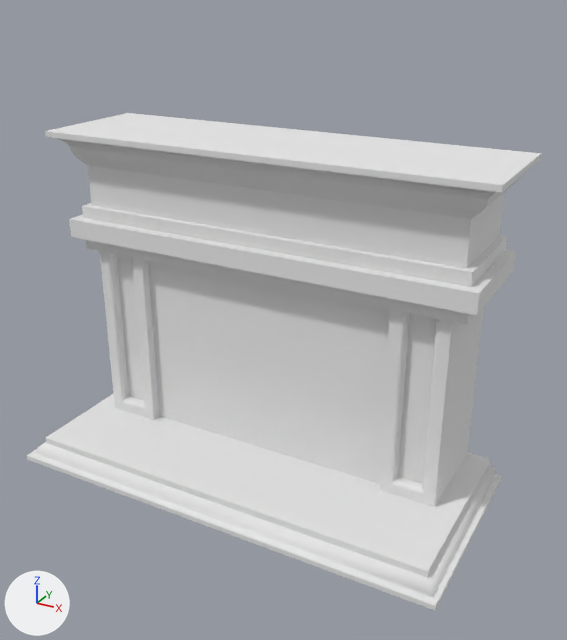
The Blender file Apartment/living_room.blend as it was, and as the next commit left it.
Camera for both pictures: a camera (50 mm lens) standing at (7.51, -13.71, 10.0) and looking at (0.65, -1.24, 3.77). The axes (+X, +Y, +Z) are drawn at lower left. The lights are the same throughout.

The older version as bpy lines, for what is in view:
```python
me_cube = bpy.data.meshes.new('Cube')
me_cube.from_pydata(...)  # 247 vertices, 219 faces; spans x 0.0..4.78, y -3.35..1.0, z 0.0..7.05
me_cube.materials.append(mat_material)  # white #e7e7e7
ob_chimney = bpy.data.objects.new('Chimney', me_cube)
ob_chimney.location = (0.0, 0.0, 0.0)
_m = ob_chimney.modifiers.new('Mirror', 'MIRROR')
_m.use_clip = True
```
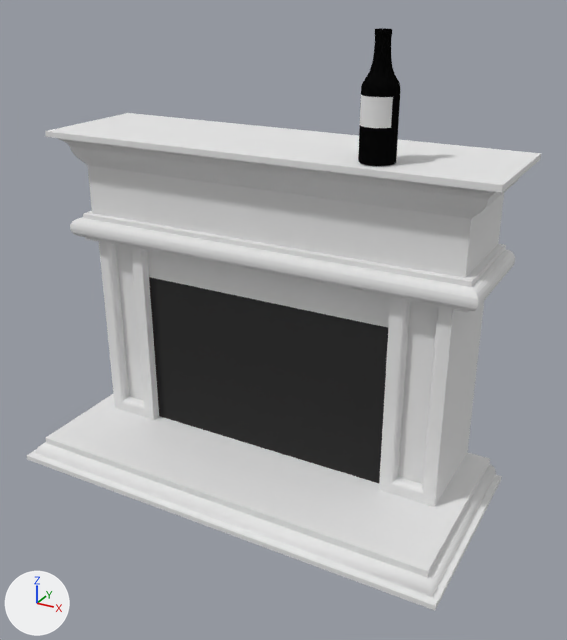
Pixel boxes [x1, y1, x2, y2] of what changed, in the pictures (567 x 640 px):
```json
{"object": "Bottle", "change": "added", "after": [358, 28, 400, 166], "faces in mat_main (black #0b0b0b)": [358, 28, 400, 166], "faces in mat_material (white #e7e7e7)": [360, 95, 393, 128]}
{"part": 1, "of": "me_cube", "change": "built on", "before": [69, 176, 516, 500], "after": [70, 176, 515, 500]}
{"part": 2, "of": "me_cube", "change": "recoloured", "before": [149, 277, 388, 483], "after": [149, 277, 388, 483], "on screen": "white to black"}
```

Scene script edits in JSON lines:
```json
{"op": "add", "block": "mat_chimneydoor", "code": ["mat_chimneydoor = diffuse_material('ChimneyDoor')", "mat_chimneydoor.base_color = (0.0331, 0.0331, 0.0331)  # black #333333"]}
{"op": "add", "block": "mat_marble", "code": ["mat_marble = diffuse_material('Marble')", "mat_marble.base_color = (0.8, 0.8, 0.8)  # white #e7e7e7"]}
{"op": "add", "block": "mat_main", "code": ["mat_main = diffuse_material('Main')", "mat_main.base_color = (0.00341, 0.00341, 0.00341)  # black #0b0b0b"]}
{"block": "me_cube", "where": "# used by ob_chimney; location = (0.0, 0.0, 0.0)"}
{"op": "remove", "block": "me_cube", "code": "me_cube.from_pydata(...)  # 247 vertices, 219 faces; spans x 0.0..4.78, y -3.35..1.0, z 0.0..7.05"}
{"op": "remove", "block": "me_cube", "code": "me_cube.materials.append(mat_material)  # white #e7e7e7"}
{"op": "add", "block": "me_cube", "code": "me_cube.from_pydata(...)  # 271 vertices, 235 faces; spans x 0.0..4.78, y -3.35..1.0, z 0.0..7.05"}
{"block": "me_cube", "change": "me_cube part 1"}
{"block": "me_cube", "change": "4 faces are deleted"}
{"block": "me_cube", "change": "26 vertices in x 0.0..4.29, y -1.28..1.0, z 4.46 move by (0.0, 0.0, 0.23)"}
{"block": "me_cube", "change": "6 vertices in x 0.0..4.29, y -1.28..1.0, z 5.43 move by (0.0, 0.0, -0.17)"}
{"block": "me_cube", "change": "6 vertices move from x 0.0..4.5, y -1.5..1.0, z 4.76..5.16 to x 0.0..4.33, y -1.32..1.0, z 4.76..5.16"}
{"block": "me_cube", "change": "24 vertices are added at x 0.0..4.5, y -1.5..1.0, z 4.78..5.15"}
{"block": "me_cube", "change": "20 new faces join them, mat_marble (white #e7e7e7)"}
{"block": "me_cube", "change": "me_cube part 2: 1 face spanning x 0.0..2.83, y -1.0, z 0.46..3.96 switches from mat_material (white #e7e7e7) to mat_chimneydoor (black #333333)"}
{"op": "add", "block": "me_cube", "code": "me_cube.materials.append(mat_marble)  # white #e7e7e7"}
{"op": "add", "block": "me_cube", "code": "me_cube.materials.append(mat_chimneydoor)  # black #333333"}
{"op": "add", "block": "me_cylinder", "code": ["me_cylinder = bpy.data.meshes.new('Cylinder')", "me_cylinder.from_pydata(...)  # 192 vertices, 182 faces; spans x -0.26..0.42, y -0.34..0.34, z -1.02..1.12", "# faces by material slot: [178, 4]", "me_cylinder.materials.append(mat_main)  # black #0b0b0b", "me_cylinder.materials.append(mat_material)  # white #e7e7e7"]}
{"op": "add", "block": "ob_bottle", "code": ["ob_bottle = bpy.data.objects.new('Bottle', me_cylinder)", "ob_bottle.location = (2.35, -1.16, 8.09)", "_m = ob_bottle.modifiers.new('Subsurf', 'SUBSURF')", "_m.levels = 4"]}
```
